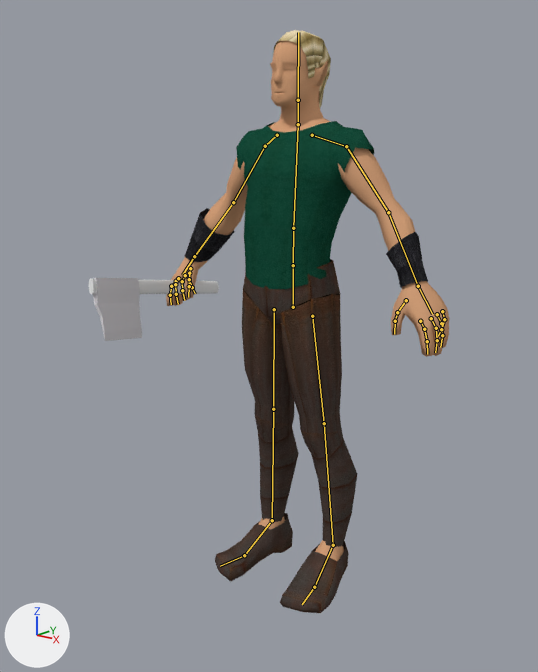
An edit to the Blender file Models Personatges/Models Carlos/elf_civil_final_axe_animation.blend, drawn before and after from the same camera.
Camera for both pictures: a 50 mm lens placed at (2.51, -3.27, 2.56), pointed at (-0.03, -0.18, 1.52). The lights are fixed; the arrows at lower left show +X, +Y and +Z. The bones that bend it are drawn over the model as lines.

Names of what the first picture shows: 'Cylinder', 'Low_Poly_Characte.000_Mesh.007'.
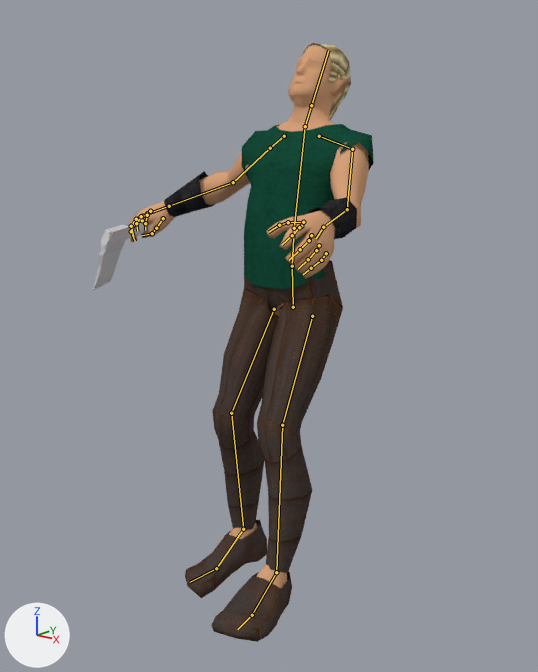
The newer file adds an action. The first version stands in its rest pose; the second is drawn at frame 12 of the action 'Death'.

Pixel boxes (x1, y1, x2, y2) of what changed, in the pictures (538 x 672 px):
'Low_Poly_Characte.000_Mesh.007', posed (13% narrower): before (166, 30, 449, 613); after (129, 43, 374, 642)
'Cylinder', posed: before (88, 278, 219, 341); after (93, 222, 153, 290)
bone 'Spine', root to tip: before (293, 307) to (293, 265); after (293, 307) to (292, 266)
bone 'Rib_cage', root to tip: before (293, 265) to (293, 228); after (292, 266) to (294, 228)
bone 'Torso', root to tip: before (293, 228) to (298, 124); after (294, 228) to (305, 126)
bone 'Neck', root to tip: before (298, 124) to (298, 100); after (305, 126) to (311, 105)
bone 'Arm_l', root to tip: before (346, 146) to (388, 212); after (352, 149) to (347, 209)
bone 'forearm_l', root to tip: before (388, 212) to (418, 286); after (347, 209) to (323, 227)
bone 'Arm_r', root to tip: before (265, 146) to (233, 202); after (270, 148) to (233, 182)
bone 'forearm_r', root to tip: before (233, 202) to (194, 256); after (233, 182) to (169, 206)
bone 'index2_r', root to tip: before (171, 286) to (170, 295); after (135, 222) to (131, 231)
bone 'index3_r', root to tip: before (170, 295) to (171, 304); after (131, 231) to (135, 241)
bone 'middle3_r', root to tip: before (176, 294) to (178, 304); after (131, 226) to (133, 236)
bone 'ring3_l.001', root to tip: before (182, 290) to (184, 300); after (136, 223) to (137, 231)
bone 'thumb_r', root to tip: before (190, 268) to (189, 279); after (163, 218) to (156, 228)
bone 'thumb3_r', root to tip: before (189, 286) to (188, 297); after (152, 233) to (142, 235)
bone 'Leg_l', root to tip: before (312, 316) to (324, 423); after (312, 316) to (282, 425)
bone 'Knee_l', root to tip: before (324, 423) to (333, 545); after (282, 425) to (276, 572)
bone 'Leg_r', root to tip: before (274, 309) to (273, 409); after (274, 309) to (231, 413)
bone 'Knee_l.001', root to tip: before (273, 409) to (272, 520); after (231, 413) to (243, 529)

The edits, one by one:
Bone 'Spine' (bone_spine) turns from (0, 0, 0) to (3, 0, 0) degrees about its own x, y and z.
Bone 'Rib_cage' (bone_rib_cage) turns from (0, 0, 0) to (-8, 1, 0) degrees about its own x, y and z.
Bone 'Torso' (bone_torso) turns from (0, 0, 0) to (-1, 0, 0) degrees about its own x, y and z.
Bone 'Neck' (bone_neck) turns from (0, 0, 0) to (-23, 0, 1) degrees about its own x, y and z.
Bone 'Arm_l' (bone_arm_l) turns from (0, 0, 0) to (-37, -14, -5) degrees about its own x, y and z.
Bone 'forearm_l' (bone_forearm_l) turns from (0, 0, 0) to (-13, -1, -20) degrees about its own x, y and z.
Bone 'Arm_r' (bone_arm_r) turns from (0, 0, 0) to (-2, -13, 26) degrees about its own x, y and z.
Bone 'forearm_r' (bone_forearm_r) turns from (0, 0, 0) to (28, -5, 11) degrees about its own x, y and z.
Bone 'index2_r' (bone_index2_r) turns from (0, 0, 0) to (-12, 23, -38) degrees about its own x, y and z.
Bone 'index3_r' (bone_index3_r) turns from (0, 0, 0) to (28, 0, -19) degrees about its own x, y and z.
Bone 'middle3_r' (bone_middle3_r) turns from (0, 0, 0) to (-13, -40, -32) degrees about its own x, y and z.
Bone 'ring3_l.001' (bone_ring3_l_001) turns from (0, 0, 0) to (20, -11, -21) degrees about its own x, y and z.
Bone 'thumb_r' (bone_thumb_r) turns from (0, 0, 0) to (11, -13, 7) degrees about its own x, y and z.
Bone 'thumb3_r' (bone_thumb3_r) turns from (0, 0, 0) to (-1, -9, 23) degrees about its own x, y and z.
Bone 'Leg_l' (bone_leg_l) turns from (0, 0, 0) to (-46, -7, -5) degrees about its own x, y and z.
Bone 'Knee_l' (bone_knee_l) turns from (0, 0, 0) to (29, -2, 3) degrees about its own x, y and z.
Bone 'Leg_r' (bone_leg_r) turns from (0, 0, 0) to (-37, 2, 4) degrees about its own x, y and z.
Bone 'Knee_l.001' (bone_knee_l_001) turns from (0, 0, 0) to (37, 3, -7) degrees about its own x, y and z.
